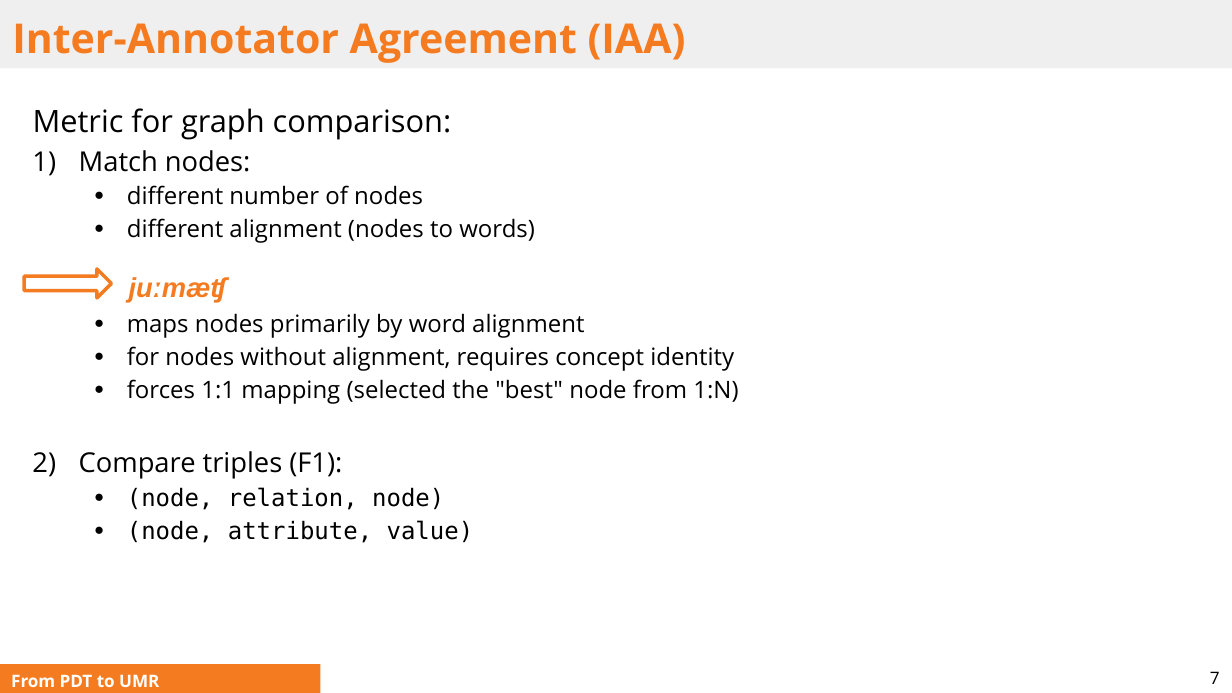
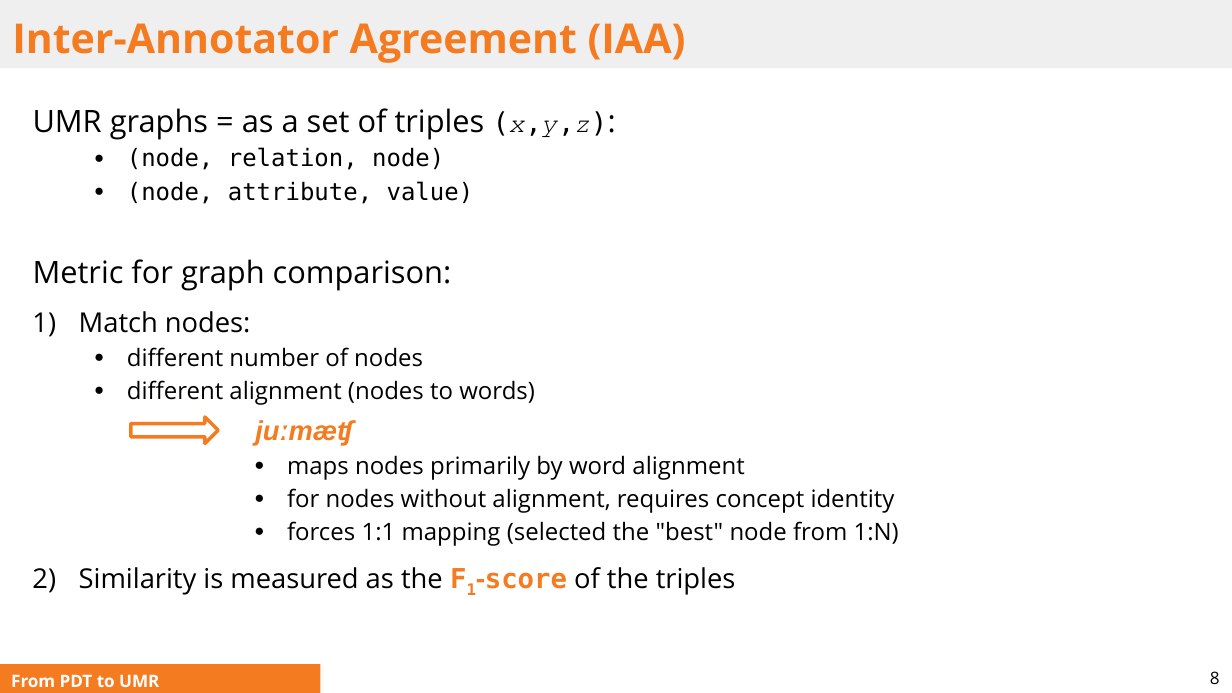
Before and after one commit to ufal/UMR, a slide deck: slide 8 of papers/2025-ITAT-slides.pptx (slide 7 before the commit). Drawn at 1232x693 pixels with LibreOffice and Linux fonts; fonts in the diff are those of the drawing. Boxes give left, top, right and bottom in pixels: in the first picture for what was removed or moved away, otherwise in the second. Text is boxed around its words. In the diff, an @@ line names an element or a change of style, - is before the commit and + after.

```diff
--- a/papers/2025-ITAT-slides.pptx
+++ b/papers/2025-ITAT-slides.pptx
@@ text at box(33, 108, 591, 204): paragraphs added @@
+UMR graphs = as a set of triples (𝑥,𝑦,𝑧):
+  ● (node, relation, node)
+  ● (node, attribute, value)
@@ text at box(79, 311, 899, 546): more space between paragraphs; indent changed @@
@@ right arrow: place and size @@
-right arrow at box(25, 269, 112, 298)
+right arrow at box(131, 418, 218, 444)
@@ text at box(79, 567, 736, 595): text changed; size 14 to 16 pt; font DejaVu Sans Mono to Open Sans @@
-2) Compare triples (F1):
-  ● (node, relation, node)
-  ● (node, attribute, value)
+2) Similarity is measured as the F1-score of the triples
@@ page number at box(1210, 671, 1220, 684): text changed @@
-7
+8
```
Also in this commit, not shown: 9 other slides changed, 1 slide added, 1 other file.
